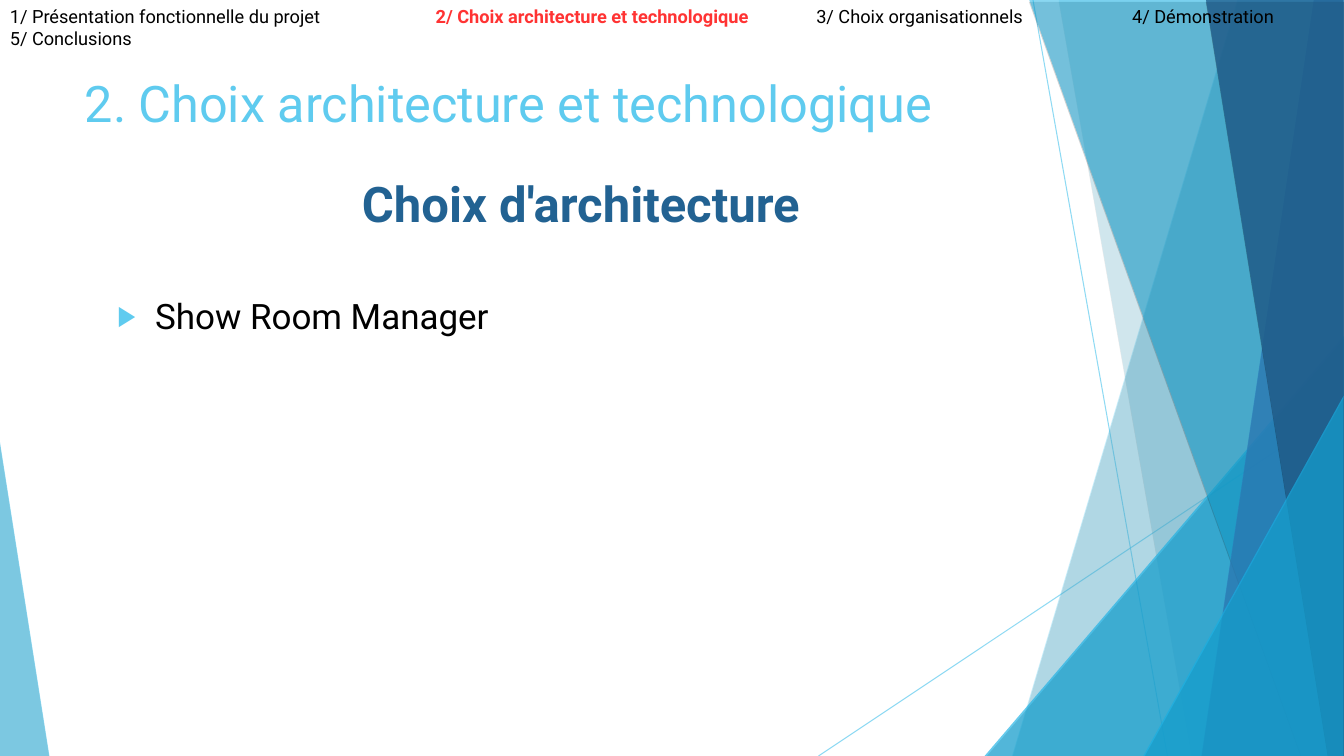
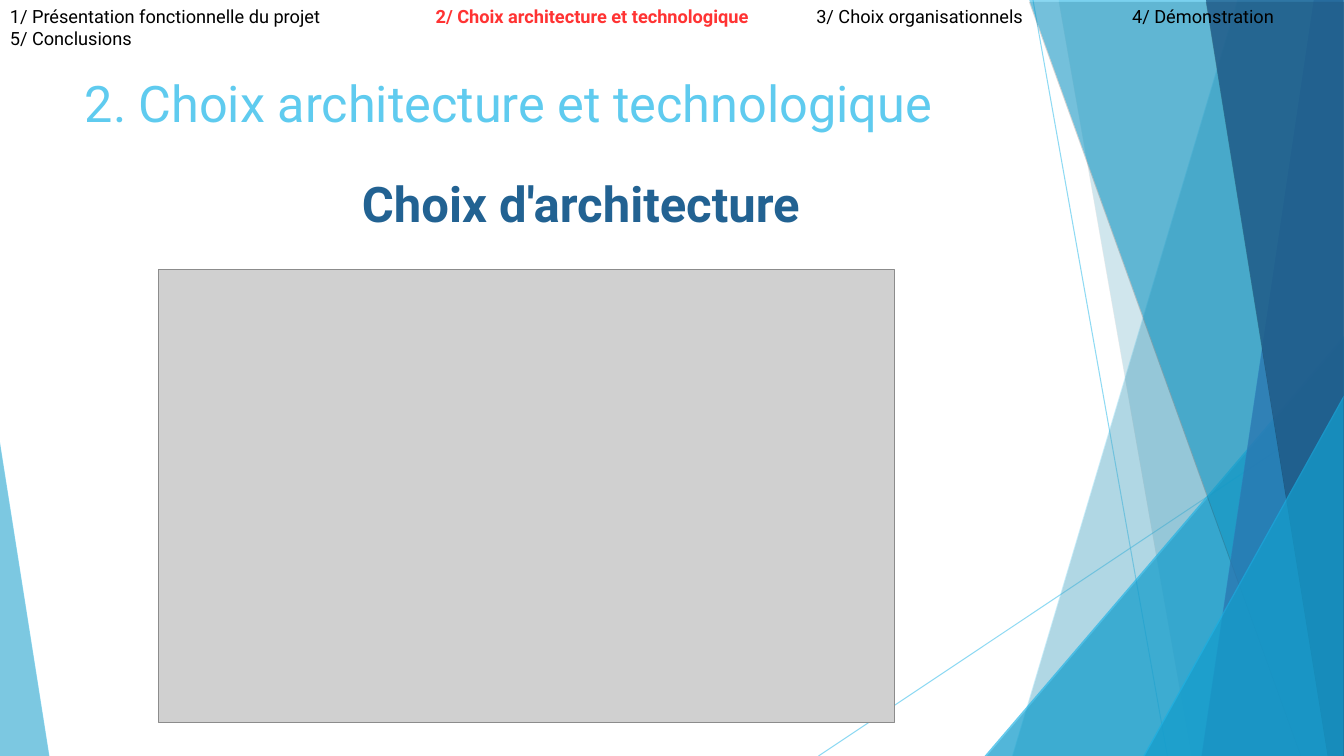
Before and after one commit to ComeBurguburu/AmbianceShowRoom, a slide deck: slide 8 of docs/Presentation orale.odp. Drawn at 1344x756 pixels with LibreOffice and Linux fonts; fonts in the diff are those of the drawing; grey boxes stand for pictures. Boxes give left, top, right and bottom in pixels: in the first picture for what was removed or moved away, otherwise in the second. Text is boxed around its words. In the diff, an @@ line names an element or a change of style, - is before the commit and + after.

```diff
--- a/docs/Presentation orale.odp
+++ b/docs/Presentation orale.odp
@@ picture added at [158, 270, 894, 723] @@
@@ text at [155, 302, 489, 337]: paragraph removed @@
-▶ Show Room Manager
```
Also in this commit, not shown: 13 other slides changed, 3 other files.
